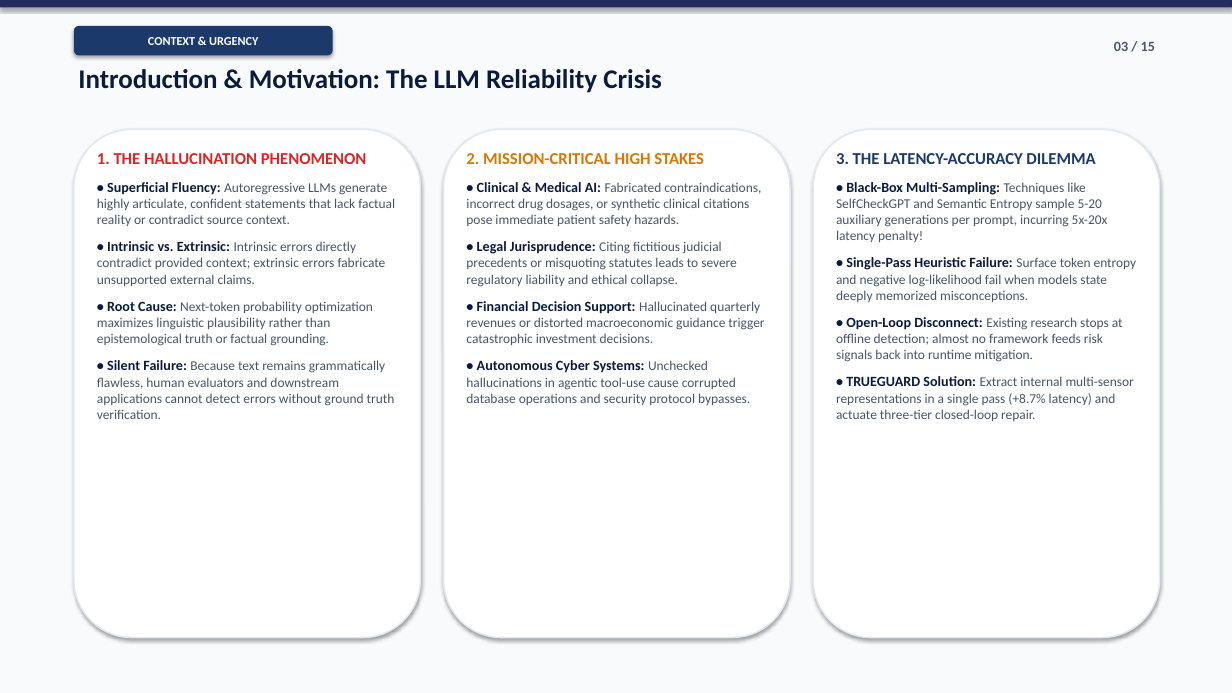
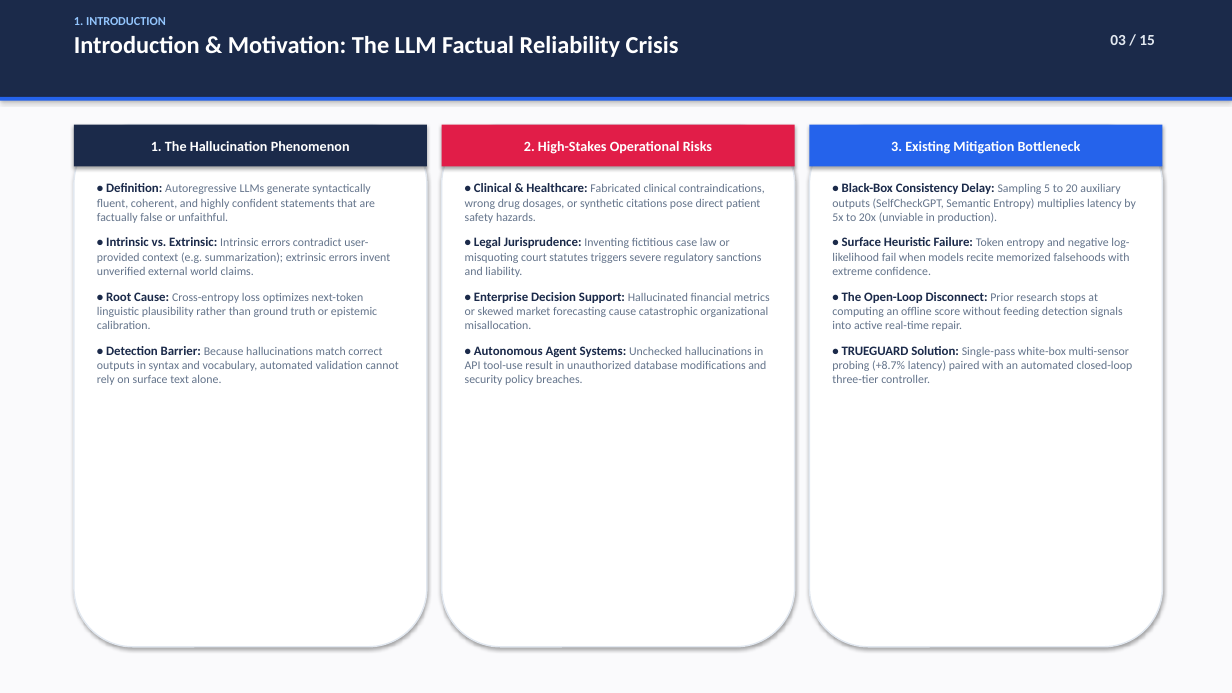
Before and after one commit to yogeshravi19/trueguard, a slide deck: slide 3 of CAPSTONE/FINAL_PRESENTATION.pptx. Drawn at 1232x693 pixels with LibreOffice and Linux fonts; fonts in the diff are those of the drawing. Boxes give left, top, right and bottom in pixels: in the first picture for what was removed or moved away, otherwise in the second. Text is boxed around its words. In the diff, an @@ line names an element or a change of style, - is before the commit and + after.

```diff
--- a/CAPSTONE/FINAL_PRESENTATION.pptx
+++ b/CAPSTONE/FINAL_PRESENTATION.pptx
@@ rectangle at (0,0,1232,693): fill #F8FAFC to #FAFAFC @@
@@ rectangle: place and size @@
-rectangle at (0,0,1232,7)
+rectangle at (0,0,1232,97)
@@ rectangle at (0,0,1232,97): fill #242C5F to #1B2A4A @@
@@ text at (74,17,679,57): text changed; size 21 to 19 pt; text colour #0B1B3D to #FFFFFF @@
-Introduction & Motivation: The LLM Reliability Crisis
+1. INTRODUCTION
+Introduction & Motivation: The LLM Factual Reliability Crisis
@@ rounded rectangle removed at (74,26,333,55) @@
-CONTEXT & URGENCY
@@ text "03 / 15" at (1110,35,1155,45): size 11 to 12 pt, text colour #475569 to #E2E8F0 @@
@@ rectangle added at (0,97,1232,101), fill #2563EB @@
@@ rounded rectangle: place and size @@
-rounded rectangle at (74,129,421,638)
+rounded rectangle at (74,125,427,647)
@@ rectangle added at (74,125,427,166), fill #1B2A4A, 11 pt, text #FFFFFF, bold @@
+1. The Hallucination Phenomenon
@@ outline #E2E8F0 1.2 pt to #E2E8F0 1.1 pt in 3 elements at (74,125,427,647), (810,125,1163,647), (442,125,795,647) @@
@@ rounded rectangle: place and size @@
-rounded rectangle at (444,129,790,638)
+rounded rectangle at (442,125,795,647)
@@ rectangle added at (442,125,795,166), fill #E11D48, 11 pt, text #FFFFFF, bold @@
+2. High-Stakes Operational Risks
@@ rounded rectangle: place and size @@
-rounded rectangle at (813,129,1160,638)
+rounded rectangle at (810,125,1163,647)
@@ rectangle added at (810,125,1163,166), fill #2563EB, 11 pt, text #FFFFFF, bold @@
+3. Existing Mitigation Bottleneck
@@ text at (97,183,399,385): text changed; size 10.5 to 9.2 pt; text colour #475569 to #64748B @@
-1. THE HALLUCINATION PHENOMENON
-• Superficial Fluency: Autoregressive LLMs generate highly articulate, confident statements that lack factual reality or contradict source context.
-• Intrinsic vs. Extrinsic: Intrinsic errors directly contradict provided context; extrinsic errors fabricate unsupported external claims.
-• Root Cause: Next-token probability optimization maximizes linguistic plausibility rather than epistemological truth or factual grounding.
-• Silent Failure: Because text remains grammatically flawless, human evaluators and downstream applications cannot detect errors without ground truth verification.
+• Definition: Autoregressive LLMs generate syntactically fluent, coherent, and highly confident statements that are factually false or unfaithful.
+• Intrinsic vs. Extrinsic: Intrinsic errors contradict user-provided context (e.g. summarization); extrinsic errors invent unverified external world claims.
+• Root Cause: Cross-entropy loss optimizes next-token linguistic plausibility rather than ground truth or epistemic calibration.
+• Detection Barrier: Because hallucinations match correct outputs in syntax and vocabulary, automated validation cannot rely on surface text alone.
@@ text at (465,183,768,385): text changed; size 10.5 to 9.2 pt; text colour #475569 to #64748B @@
-2. MISSION-CRITICAL HIGH STAKES
-• Clinical & Medical AI: Fabricated contraindications, incorrect drug dosages, or synthetic clinical citations pose immediate patient safety hazards.
-• Legal Jurisprudence: Citing fictitious judicial precedents or misquoting statutes leads to severe regulatory liability and ethical collapse.
-• Financial Decision Support: Hallucinated quarterly revenues or distorted macroeconomic guidance trigger catastrophic investment decisions.
-• Autonomous Cyber Systems: Unchecked hallucinations in agentic tool-use cause corrupted database operations and security protocol bypasses.
+• Clinical & Healthcare: Fabricated clinical contraindications, wrong drug dosages, or synthetic citations pose direct patient safety hazards.
+• Legal Jurisprudence: Inventing fictitious case law or misquoting court statutes triggers severe regulatory sanctions and liability.
+• Enterprise Decision Support: Hallucinated financial metrics or skewed market forecasting cause catastrophic organizational misallocation.
+• Autonomous Agent Systems: Unchecked hallucinations in API tool-use result in unauthorized database modifications and security policy breaches.
@@ text at (832,183,1136,383): text changed; size 10.5 to 9.2 pt; text colour #475569 to #64748B @@
-3. THE LATENCY-ACCURACY DILEMMA
-• Black-Box Multi-Sampling: Techniques like SelfCheckGPT and Semantic Entropy sample 5-20 auxiliary generations per prompt, incurring 5x-20x latency penalty!
-• Single-Pass Heuristic Failure: Surface token entropy and negative log-likelihood fail when models state deeply memorized misconceptions.
-• Open-Loop Disconnect: Existing research stops at offline detection; almost no framework feeds risk signals back into runtime mitigation.
-• TRUEGUARD Solution: Extract internal multi-sensor representations in a single pass (+8.7% latency) and actuate three-tier closed-loop repair.
+• Black-Box Consistency Delay: Sampling 5 to 20 auxiliary outputs (SelfCheckGPT, Semantic Entropy) multiplies latency by 5x to 20x (unviable in production).
+• Surface Heuristic Failure: Token entropy and negative log-likelihood fail when models recite memorized falsehoods with extreme confidence.
+• The Open-Loop Disconnect: Prior research stops at computing an offline score without feeding detection signals into active real-time repair.
+• TRUEGUARD Solution: Single-pass white-box multi-sensor probing (+8.7% latency) paired with an automated closed-loop three-tier controller.
```
Also in this commit, not shown: 14 other slides changed, 6 other files.
